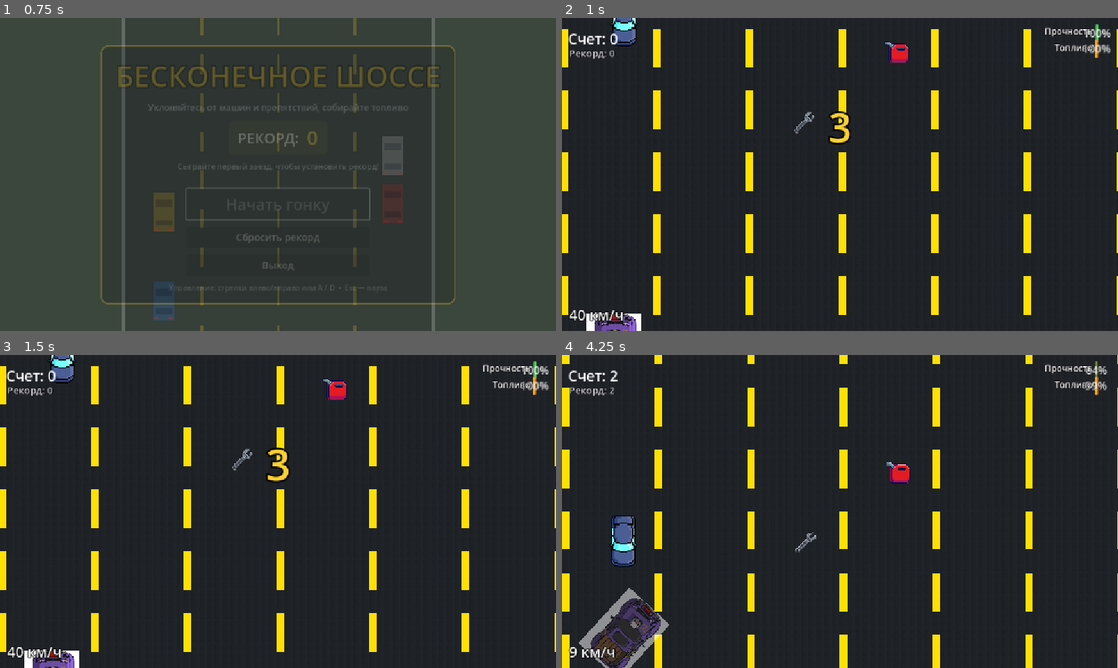
Above: before the commit, frames 1-4 (two rows, left to right).
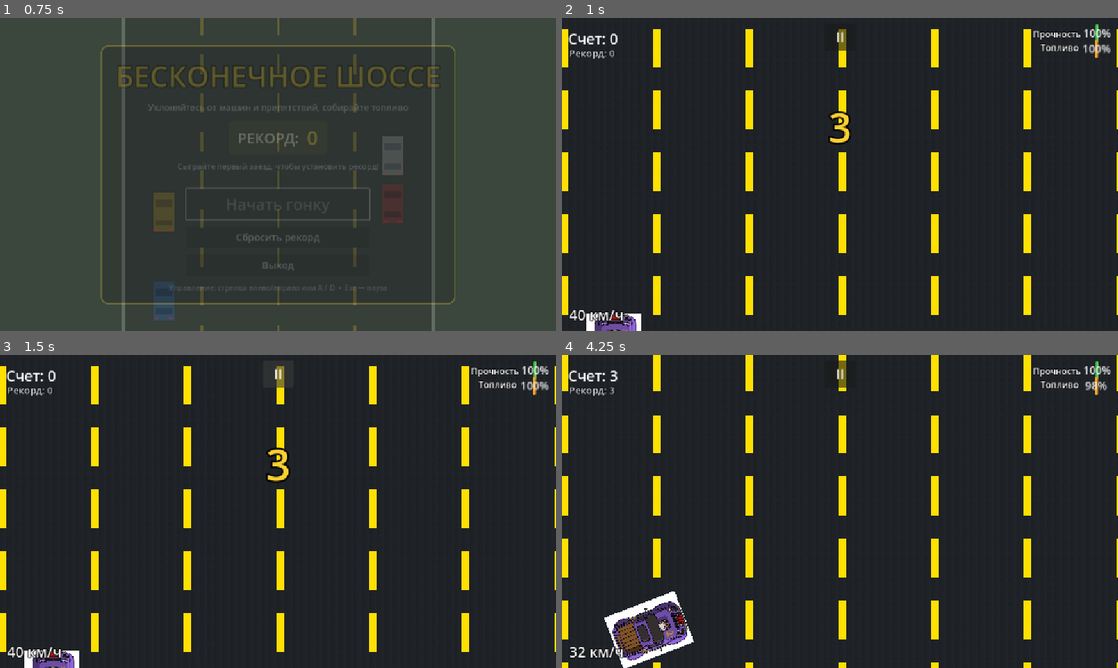
Above: after the commit, the same moments.

Repository: zar1xxx/Game
Game: Godot game, scene res://scenes/MainMenu.tscn
Two runs of this game, one before a commit and one after it. Both use one fixed random seed, a clock stepped at 60 frames per second and the inputs below.
Inputs (mouse positions are in pixels of both pictures, inside the frame that each line leads up to):
- Up to frame 1 (0.75 s): click "Начать гонку" at 0.5 s
- Up to frame 2 (1 s): no input
- Up to frame 3 (1.5 s): click (278, 373) at 1.25 s, where only the run after the commit has a clickable "II"
- Up to frame 4 (4.25 s): tap Enter at 2 s; move the mouse to (962, 495) at 2.02 s; hold Right (ui_right) 2.03-2.75 s; click (962, 495) at 2.17 s; tap Space at 2.75 s; drag from (728, 527) to (801, 458) at 2.77 s; move the mouse to (895, 442) at 3.52 s; hold Right (ui_right) from 3.53 s (still down)

Frame 1 is identical in both runs. In frame 2, 1.1% of the frame differs, in the area x 8-96%, y 0-37%; in frame 3, 1.1%; in frame 4, 11%, in the area x 0-100%, y 0-100%.

Commit message:
пятый комит, доработал игру, добавил главное меню, новые препятствия

Diff:
--- a/project.godot
+++ b/project.godot
@@ -1,3 +1,11 @@
+; Engine configuration file.
+; It's best edited using the editor UI and not directly,
+; since the parameters that go here are not all obvious.
+;
+; Format:
+;   [section] ; section goes between []
+;   param=value ; assign values to parameters
+
 config_version=5
 
 [application]
@@ -6,6 +14,7 @@
 run/main_scene="res://scenes/MainMenu.tscn"
 config/features=PackedStringArray("4.4", "GL Compatibility")
 config/icon="res://icon.svg"
+config/quit_on_go_back=false
 
 [autoload]
 
--- a/scenes/FuelCan.tscn
+++ b/scenes/FuelCan.tscn
@@ -1,6 +1,6 @@
 [gd_scene load_steps=4 format=3 uid="uid://dh5l4g3udulvn"]
 
-[ext_resource type="Script" uid="uid://v8prwe26v88y" path="res://scripts/FuelCan.gd" id="1_iomyr"]
+[ext_resource type="Script" uid="uid://v8prwe26v88y" path="res://scripts/obstacles/FuelCan.gd" id="1_iomyr"]
 [ext_resource type="Texture2D" uid="uid://bvws0alwlkqaf" path="res://sprites/Bez_nazvania34_20261012220151.png" id="1_j6b46"]
 
 [sub_resource type="RectangleShape2D" id="RectangleShape2D_iomyr"]
--- a/scenes/node_2d.tscn
+++ b/scenes/node_2d.tscn
@@ -6,10 +6,7 @@
 [ext_resource type="Script" uid="uid://chui2a6sptwa1" path="res://scripts/ScoreCounter.gd" id="2_j7wrs"]
 [ext_resource type="Texture2D" uid="uid://ba60r5latx8vn" path="res://sprites/images1.jpg" id="3_rnjyy"]
 [ext_resource type="Script" uid="uid://n5fbkqpcfn5n" path="res://scripts/WorldGeneration.gd" id="5_04qyp"]
-[ext_resource type="PackedScene" uid="uid://chjl8k7ar0njp" path="res://scenes/EnemyCar.tscn" id="7_fws66"]
 [ext_resource type="Script" uid="uid://t8ejfdgxmfx4" path="res://scripts/Spawner.gd" id="8_hh0fu"]
-[ext_resource type="PackedScene" uid="uid://4wiaovh7r4i6" path="res://scenes/Wrench.tscn" id="9_3m5ht"]
-[ext_resource type="PackedScene" uid="uid://dh5l4g3udulvn" path="res://scenes/FuelCan.tscn" id="10_dubn7"]
 [ext_resource type="Script" uid="uid://burx3mtpkyk1j" path="res://scripts/HUD.gd" id="11_hud"]
 [ext_resource type="Script" uid="uid://deim5skoxah70" path="res://scripts/GameOver.gd" id="12_gover"]
 
@@ -2062,10 +2059,10 @@
 text = "0 км/ч"
 
 [node name="HealthCaption" type="Label" parent="CanvasLayer"]
-offset_left = 960.0
-offset_top = 14.0
-offset_right = 1098.0
-offset_bottom = 40.0
+offset_left = 936.0
+offset_top = 20.0
+offset_right = 1074.0
+offset_bottom = 46.0
 theme_override_colors/font_outline_color = Color(0, 0, 0, 1)
 theme_override_constants/outline_size = 4
 theme_override_font_sizes/font_size = 18
@@ -2073,9 +2070,9 @@
 horizontal_alignment = 2
 
 [node name="FuelCaption" type="Label" parent="CanvasLayer"]
-offset_left = 960.0
+offset_left = 931.0
 offset_top = 48.0
-offset_right = 1098.0
+offset_right = 1069.0
 offset_bottom = 74.0
 theme_override_colors/font_outline_color = Color(0, 0, 0, 1)
 theme_override_constants/outline_size = 4
@@ -2257,17 +2254,8 @@
 theme_override_font_sizes/font_size = 28
 text = "Главное меню"
 
-[node name="EnemyCar" parent="." instance=ExtResource("7_fws66")]
-position = Vector2(-374, -311)
-
 [node name="EnemySpawner" type="Node2D" parent="."]
 script = ExtResource("8_hh0fu")
 
 [node name="SpawnTimer" type="Timer" parent="EnemySpawner"]
 autostart = true
-
-[node name="Wrench" parent="." instance=ExtResource("9_3m5ht")]
-position = Vector2(469, 188)
-
-[node name="FuelCan" parent="." instance=ExtResource("10_dubn7")]
-position = Vector2(661, 41)
--- a/scripts/EnemyCar.gd
+++ b/scripts/EnemyCar.gd
@@ -12,6 +12,11 @@
 @export var behavior: Behavior = Behavior.NORMAL
 @export var zigzag_amplitude: float = 260.0   # Скорость бокового смещения лихача
 @export var zigzag_frequency: float = 2.2
+
+# Границы, за которые «лихач» не уезжает (позиция корня узла по X).
+# Спавнер выставляет их по краям дороги; по умолчанию ограничений нет.
+var min_x: float = -INF
+var max_x: float = INF
 
 # Множитель урона, который получает игрок при столкновении с этой машиной
 var damage_multiplier: float = 1.0
@@ -71,7 +76,7 @@
 	move_and_slide()
 	if behavior == Behavior.ZIGZAG:
 		# Не даём лихачу уехать за пределы дороги
-		global_position.x = clamp(global_position.x, -460.0, 600.0)
+		global_position.x = clamp(global_position.x, min_x, max_x)
 	keep_clean_outside_screen()
 
 # Функция получения удара (Доработано: зависит от скорости игрока)
--- a/scripts/HUD.gd
+++ b/scripts/HUD.gd
@@ -1,6 +1,7 @@
 extends CanvasLayer
 ## Интерфейс во время гонки: рекорд, скорость, полоски прочности и топлива,
 ## отсчёт перед стартом, пауза и всплывающие сообщения.
+## Пауза включается клавишей Esc, кнопкой «II» на экране или кнопкой «Назад» на Android.
 
 const MENU_SCENE := "res://scenes/MainMenu.tscn"
 
@@ -21,6 +22,7 @@
 var _blink_time: float = 0.0
 var _health_fill: StyleBoxFlat
 var _fuel_fill: StyleBoxFlat
+var _pause_button: Button
 
 
 func _ready() -> void:
@@ -36,6 +38,7 @@
 	pause_menu_button.pressed.connect(_on_menu_pressed)
 
 	_style_bars()
+	_create_pause_button()
 
 	var counter = get_tree().get_first_node_in_group("score_counter")
 	if counter:
@@ -87,12 +90,40 @@
 		fuel_bar.modulate = Color.WHITE
 
 
+## Кнопка паузы для сенсорных экранов (создаётся кодом, чтобы не трогать сцену уровня)
+func _create_pause_button() -> void:
+	_pause_button = Button.new()
+	_pause_button.name = "PauseButton"
+	_pause_button.text = "II"
+	_pause_button.focus_mode = Control.FOCUS_NONE  # чтобы пробел/Enter не нажимали её случайно
+	_pause_button.add_theme_font_size_override("font_size", 28)
+	_pause_button.set_anchors_preset(Control.PRESET_CENTER_TOP)
+	_pause_button.offset_left = -32.0
+	_pause_button.offset_right = 32.0
+	_pause_button.offset_top = 10.0
+	_pause_button.offset_bottom = 66.0
+	_pause_button.pressed.connect(_request_pause)
+	add_child(_pause_button)
+	# Кнопка должна быть под меню паузы, а не поверх него
+	move_child(_pause_button, pause_menu.get_index())
+
+
 func _unhandled_input(event: InputEvent) -> void:
 	if event.is_action_pressed("ui_cancel"):
-		if _counting_down or (player and player.is_dead):
-			return
-		_toggle_pause()
+		_request_pause()
 		get_viewport().set_input_as_handled()
+
+
+func _notification(what: int) -> void:
+	# Кнопка «Назад» на Android работает как Esc
+	if what == NOTIFICATION_WM_GO_BACK_REQUEST:
+		_request_pause()
+
+
+func _request_pause() -> void:
+	if _counting_down or (player and player.is_dead):
+		return
+	_toggle_pause()
 
 
 func _toggle_pause() -> void:
--- a/scripts/MainMenu.gd
+++ b/scripts/MainMenu.gd
@@ -70,3 +70,10 @@
 
 func _on_quit_pressed() -> void:
 	get_tree().quit()
+
+
+func _notification(what: int) -> void:
+	# Кнопка «Назад» на Android в главном меню закрывает игру
+	# (автоматический выход по «Назад» отключён в настройках проекта, чтобы во время гонки она ставила паузу)
+	if what == NOTIFICATION_WM_GO_BACK_REQUEST:
+		get_tree().quit()
--- a/scripts/SaveManager.gd
+++ b/scripts/SaveManager.gd
@@ -2,7 +2,8 @@
 ## Глобальный менеджер сохранений (Autoload "SaveManager").
 ## Хранит рекорд и статистику в файле user://savegame.cfg,
 ## поэтому данные не теряются после выхода из игры.
-## На Windows файл лежит в %APPDATA%\Godot\app_userdata\Game\savegame.cfg
+## На Windows файл лежит в %APPDATA%\Godot\app_userdata\GameNew\savegame.cfg
+## (имя папки берётся из названия проекта, application/config/name в project.godot)
 
 signal best_score_changed(new_best: int)
 
--- a/scripts/Spawner.gd
+++ b/scripts/Spawner.gd
@@ -32,13 +32,9 @@
 @export var road_left_x: float = 80.0
 @export var road_right_x: float = 1080.0
 
-# Смещение спрайта внутри сцены объекта (спрайт врага нарисован в точке 506,
-# у ключа и канистры — около 36). Нужно, чтобы объекты появлялись точно на дороге.
-const VISUAL_OFFSET_X := {
-	"enemy": 506.0,
-	"wrench": 36.0,
-	"fuel": 38.0,
-}
+# В некоторых сценах спрайт сдвинут относительно корня (у встречной машины он в точке 506,
+# у ключа и канистры — около 36). Смещение вычисляется автоматически по позиции Sprite2D
+# (см. visual_offset_x), поэтому при замене спрайта ничего в коде править не нужно.
 
 # Таблица препятствий: вес (как часто) и счёт, с которого открывается
 var hazard_table: Array = [
@@ -97,15 +93,15 @@
 	# 1. Бонусы
 	var r := randf()
 	if r < wrench_spawn_chance:
-		_spawn_simple(wrench_scene, "wrench", spawn_y)
+		_spawn_simple(wrench_scene, spawn_y)
 		return
 	r -= wrench_spawn_chance
 	if r < fuel_spawn_chance:
-		_spawn_simple(fuel_scene, "fuel", spawn_y)
+		_spawn_simple(fuel_scene, spawn_y)
 		return
 	r -= fuel_spawn_chance
 	if current_score >= 15 and r < nitro_spawn_chance:
-		_spawn_simple(nitro_scene, "", spawn_y)
+		_spawn_simple(nitro_scene, spawn_y)
 		return
 
 	# 2. Препятствия
@@ -119,9 +115,9 @@
 		"cones":
 			_spawn_cone_row(spawn_y)
 		"pothole":
-			_spawn_simple(pothole_scene, "", spawn_y)
+			_spawn_simple(pothole_scene, spawn_y)
 		"oil":
-			_spawn_simple(oil_scene, "", spawn_y)
+			_spawn_simple(oil_scene, spawn_y)
 		"barrier":
 			_spawn_barrier(spawn_y)
 		"gate":
@@ -150,19 +146,28 @@
 	return randf_range(road_left_x + margin, road_right_x - margin)
 
 
-func _add(obj: Node, center_x: float, y: float, offset_key: String = "") -> void:
-	var offset: float = VISUAL_OFFSET_X.get(offset_key, 0.0)
+## Насколько видимая часть объекта (его Sprite2D) сдвинута по X относительно корня сцены.
+## Если спрайта нет (объект рисуется кодом в _draw), смещение равно нулю.
+static func visual_offset_x(node: Node) -> float:
+	for child in node.get_children():
+		if child is Sprite2D:
+			return child.position.x
+	return 0.0
+
+
+## Ставит объект так, чтобы его видимая часть оказалась в точке center_x
+func _add(obj: Node, center_x: float, y: float) -> void:
 	var node := obj as Node2D
 	if node == null:
 		return
-	node.global_position = Vector2(center_x - offset, y)
+	node.global_position = Vector2(center_x - visual_offset_x(node), y)
 	get_tree().current_scene.add_child(node)
 
 
-func _spawn_simple(scene: PackedScene, offset_key: String, y: float) -> void:
+func _spawn_simple(scene: PackedScene, y: float) -> void:
 	if scene == null:
 		return
-	_add(scene.instantiate(), _random_road_x(40.0), y, offset_key)
+	_add(scene.instantiate(), _random_road_x(40.0), y)
 
 
 func _spawn_enemy(y: float, behavior: int) -> void:
@@ -174,13 +179,20 @@
 	if "max_speed" in enemy:
 		enemy.max_speed += last_difficulty_milestone * enemy_speed_step
 
+	# Границы дороги для «лихача» в координатах корня машины
+	var offset := visual_offset_x(enemy)
+	if "min_x" in enemy:
+		enemy.min_x = road_left_x - offset
+		enemy.max_x = road_right_x - offset
+
 	var x := _random_road_x(30.0)
 	# Часть машин появляется прямо на полосе игрока
 	if behavior == 0 and randf() < target_player_chance:
 		var player := get_tree().get_first_node_in_group("player") as Node2D
 		if player:
-			x = clamp(player.global_position.x + 19.0, road_left_x, road_right_x)
-	_add(enemy, x, y, "enemy")
+			var player_x := player.global_position.x + visual_offset_x(player)
+			x = clamp(player_x, road_left_x, road_right_x)
+	_add(enemy, x, y)
 
 
 func _spawn_cone_row(y: float) -> void:
--- a/scripts/WorldGeneration.gd
+++ b/scripts/WorldGeneration.gd
@@ -14,9 +14,8 @@
 # ШИРИНА ОДНОЙ ПОЛОСЫ ДОРОГИ (в тайлах) между линиями разметки
 @export var lane_width: int = 11
 
-# Константы для тайлов дороги (укажите свои координаты из TileSet)
-# Назначаем индивидуальный ID источника для каждого типа тайла
-const SOURCE_ROAD_ID = 0      # Асфальт берем из источника 1
+# Константы для тайлов дороги (ID источников и координаты из TileSet в node_2d.tscn)
+const SOURCE_ROAD_ID = 0      # Асфальт берем из источника 0
 const TILE_ROAD = Vector2i(0, 0)
 
 const SOURCE_MARKING_ID = 3   # Разметку берем из источника 3
@@ -32,7 +31,7 @@
 	# Дорога генерируется даже во время паузы (например, во время отсчёта перед стартом),
 	# чтобы игрок не видел пустой экран
 	process_mode = Node.PROCESS_MODE_ALWAYS
-	# Автоматически добавляем игрока в группу через код, если забыли в интерфейсе
+	# Игрок сам добавляет себя в группу "player" (см. moveCharacter.gd)
 	var players = get_tree().get_nodes_in_group("player")
 	if players.size() > 0:
 		player = players[0]
@@ -78,8 +77,8 @@
 					# Рисуем разметку: передаем SOURCE_MARKING_ID (3)
 					set_cell(Vector2i(x, y), SOURCE_MARKING_ID, TILE_MARKING)
 				else:
-					# Пропуск разметки (асфальт): передаем SOURCE_ROAD_ID (1)
+					# Пропуск разметки (асфальт): передаем SOURCE_ROAD_ID (0)
 					set_cell(Vector2i(x, y), SOURCE_ROAD_ID, TILE_ROAD)
 			else:
-				# Обычные полосы (асфальт): передаем SOURCE_ROAD_ID (1)
+				# Обычные полосы (асфальт): передаем SOURCE_ROAD_ID (0)
 				set_cell(Vector2i(x, y), SOURCE_ROAD_ID, TILE_ROAD)
--- a/scripts/moveCharacter.gd
+++ b/scripts/moveCharacter.gd
@@ -1,10 +1,10 @@
 extends CharacterBody2D
 
-# --- Ссылка на экран Game Over (Добавить к остальным @onready переменным вверху) ---
+# --- Ссылки на узлы ---
 @onready var game_over_screen: Control = %GameOverScreen
 @onready var sprite: Sprite2D = $Sprite2D
 
-# --- Настройки топлива (Добавить в начало скрипта к переменным) ---
+# --- Настройки топлива ---
 @export var max_fuel: float = 100.0
 @export var fuel_consumption_rate: float = 10.0 # Базовый расход топлива в секунду
 @onready var fuel_bar: ProgressBar = %FuelBar
@@ -16,20 +16,20 @@
 @export var steering_angle: float = 1000.0  # Сила поворота (в градусах)
 @export var braking_friction: float = 2.0 # Трение при торможении/дрифте
 
-# --- Настройки прочности (Новое) ---
+# --- Настройки прочности ---
 @export var max_health: float = 100.0      # Максимальная прочность машины
 @export var damage_divider: float = 15.0   # Делитель урона (чем выше, тем меньше урона наносится при ударе)
 
-# --- Ссылки на интерфейс (Новое) ---
+# --- Ссылки на интерфейс ---
 @onready var health_bar: ProgressBar = %HealthBar
 
-@export var post_hit_invulnerability_time: float = 0.3 # Время неуязвимости в секундах (например, полсекунды)
+@export var post_hit_invulnerability_time: float = 0.3 # Время неуязвимости после удара, в секундах
 var is_invulnerable: bool = false # Защищен ли игрок в данный момент
 
-@export var fast_acceleration: float = 1000.0 # Временное ускорение после аварии (обычное 100.0)
+@export var fast_acceleration: float = 1000.0 # Временное ускорение после аварии (обычное — acceleration)
 @export var fast_accel_duration: float = 1.5  # Сколько секунд действует быстрое ускорение
 
-var active_acceleration: float = 100.0       # Текущее рабочее ускорение
+var active_acceleration: float = 0.0         # Текущее рабочее ускорение (задаётся в _ready)
 var is_fast_accelerating: bool = false       # Активен ли режим быстрого разгона
 
 # --- Ограничение урона за один удар ---
@@ -51,11 +51,16 @@
 
 var is_dead: bool = false
 
+# --- Сенсорное управление (Android) ---
+# Касание левой половины экрана — руль влево, правой — вправо.
+# Касания в верхней полосе экрана игнорируются, чтобы нажатие на кнопку паузы не поворачивало машину.
+@export var touch_ignore_top: float = 90.0
+var _touches: Dictionary = {}  # индекс пальца -> позиция X на экране
 
 # --- Внутренние переменные ---
 var current_speed: float = 400.0
 var steer_direction: float = 0.0
-var current_health: float = 100.0         # Текущее здоровье машины (Новое)
+var current_health: float = 100.0         # Текущая прочность машины
 
 func _ready() -> void:
 	add_to_group("player")
@@ -108,7 +113,7 @@
 		current_speed = move_toward(current_speed, effective_max_speed, 800.0 * delta)
 
 
-		# 3. Расчет поворота колес (Доработано)
+	# 3. Расчет поворота
 	# Машина может поворачивать только если она реально движется вперед (скорость больше 50)
 	if current_speed > 50.0:
 		var turn = steer_direction * deg_to_rad(steering_angle) * (current_speed / max_speed)
@@ -119,16 +124,16 @@
 		pass
 
 
-		# 4. Физика движения и дрифта (Доработано: мягкая потеря скорости в повороте)
+	# 4. Физика движения и дрифта (мягкая потеря скорости в повороте)
 	var forward_velocity = -transform.y * current_speed
 	velocity = velocity.lerp(forward_velocity, clamp(grip * delta * 10, 0.0, 1.0))
 
 	# Вычисляем физическую скорость с учетом угла заноса
 	var drift_speed = velocity.dot(-transform.y)
 
-	# --- НАСТРОЙКА ПЛАВНОСТИ (Новое) ---
-	# Коэффициент удержания скорости: 0.0 — скорость вообще не падает, 1.0 — падает как раньше.
-	# Значение 0.3 означает, что машина потеряет лишь 30% от стандартного падения скорости.
+	# --- НАСТРОЙКА ПЛАВНОСТИ ---
+	# Коэффициент потери скорости в заносе: 0.0 — скорость вообще не падает, 1.0 — падает полностью.
+	# Значение 0.5 означает, что машина теряет половину от «физической» потери скорости.
 	var turn_resistance: float = 0.5
 
 	# Плавно смешиваем полную текущую скорость и скорость с учетом заноса
@@ -141,7 +146,7 @@
 	# 5. Встроенный метод Godot для перемещения с учетом коллизий
 	move_and_slide()
 
-	# 6. Проверка столкновений со встречными машинами (Новое)
+	# 6. Проверка столкновений со встречными машинами и ограждениями
 	check_collisions()
 
 	# 7. Ограничение движения границами камеры
@@ -181,7 +186,35 @@
 	if Input.is_action_pressed("ui_right") or Input.is_physical_key_pressed(KEY_D):
 		steer_direction += 1.0
 
-# Функция проверки столкновений (Новое)
+	# Сенсорный экран: учитываем все пальцы (если зажаты обе половины — руль по центру)
+	if not _touches.is_empty():
+		var half_width := get_viewport_rect().size.x / 2.0
+		var touch_steer := 0.0
+		for x in _touches.values():
+			touch_steer += -1.0 if x < half_width else 1.0
+		steer_direction = clamp(steer_direction + touch_steer, -1.0, 1.0)
+
+
+# Касания приходят сюда только если их не забрал интерфейс (кнопки паузы, меню и т.д.)
+func _unhandled_input(event: InputEvent) -> void:
+	if event is InputEventScreenTouch:
+		if event.pressed and event.position.y > touch_ignore_top:
+			_touches[event.index] = event.position.x
+		else:
+			_touches.erase(event.index)
+	elif event is InputEventScreenDrag and _touches.has(event.index):
+		# Палец можно перетащить на другую половину экрана
+		_touches[event.index] = event.position.x
+
+
+func _notification(what: int) -> void:
+	# Пока игра на паузе, отпускание пальца сюда не доходит — сбрасываем касания,
+	# иначе после паузы руль может «залипнуть»
+	if what == NOTIFICATION_PAUSED or what == NOTIFICATION_UNPAUSED:
+		_touches.clear()
+
+
+# Функция проверки столкновений
 func check_collisions() -> void:
 	if is_invulnerable:
 		return
@@ -238,12 +271,12 @@
 		return
 
 	is_fast_accelerating = true
-	active_acceleration = fast_acceleration # Включаем бешеное ускорение (600.0)
-
-	# Ждем пару секунд
+	active_acceleration = fast_acceleration # Включаем быстрый разгон
+
+	# Ждем fast_accel_duration секунд
 	await get_tree().create_timer(fast_accel_duration).timeout
 
-	# Возвращаем обычное стандартное ускорение (100.0)
+	# Возвращаем обычное ускорение
 	active_acceleration = acceleration
 	is_fast_accelerating = false
 
@@ -294,28 +327,7 @@
 	modulate.a = 1.0
 
 
-# Функция расчета физического урона (Новое)
-func calculate_collision_damage(enemy: CharacterBody2D, collision: KinematicCollision2D) -> void:
-	# Получаем векторы скоростей обоих автомобилей в момент удара
-	var player_velocity = velocity
-	var enemy_velocity = enemy.velocity if "velocity" in enemy else Vector2.ZERO
-
-	# Направление вектора удара (нормаль коллизии)
-	var collision_normal = collision.get_normal()
-
-	# Разница скоростей машин
-	var relative_velocity = player_velocity - enemy_velocity
-
-	# Скалярное произведение определяет скорость сближения именно «лоб в лоб» [1]
-	var approach_speed = relative_velocity.dot(collision_normal)
-
-	# Если машины сближаются (approach_speed отрицательный), наносим урон [1]
-	if approach_speed < 0:
-		# Высчитываем чистый урон на основе скорости сближения и нашего делителя баланса
-		var damage = abs(approach_speed) / damage_divider
-		take_damage(damage)
-
-# Функция применения урона и обновления UI (Новое)
+# Применение урона и обновление UI
 func take_damage(amount: float) -> void:
 	current_health -= amount
 	current_health = clamp(current_health, 0.0, max_health)
@@ -326,12 +338,10 @@
 	if current_health <= 0:
 		die()
 
-# Функция смерти игрока (Новое)
+# Смерть игрока
 func die() -> void:
 	print("Машина игрока полностью уничтожена!")
 	trigger_game_over("Ваш автомобиль полностью уничтожен!")
-	# Сюда можно вставить вызов экрана Game Over или перезапуск сцены:
-	# get_tree().reload_current_scene()
 
 # Функция удержания машины в экране
 func keep_inside_camera() -> void:
@@ -361,13 +371,17 @@
 		# Ограничиваем позицию машины встроенной функцией clamp
 		global_position.x = clamp(global_position.x, min_x, max_x)
 		global_position.y = clamp(global_position.y, min_y, max_y)
-# Добавить в Player.gd
+
+
+## Гаечный ключ: полный ремонт
 func heal_full() -> void:
 	current_health = max_health
 	if health_bar:
 		health_bar.value = current_health
 	print("Машина полностью отремонтирована гаечным ключом!")
-# --- НОВАЯ ЛОГИКА ЕДИНАЯ ДЛЯ ПРОИГРЫША ---
+
+
+# --- Единая логика проигрыша ---
 func trigger_game_over(reason_text: String) -> void:
 	# Защита от двойного вызова (например, кончилось топливо и машина разбилась в одном кадре)
 	if is_dead:
Not shown: 1 places in scenes/node_2d.tscn that only renumber resources
Renamed: scripts/FuelCan.gd -> scripts/obstacles/FuelCan.gd
Renamed: scripts/FuelCan.gd.uid -> scripts/obstacles/FuelCan.gd.uid
